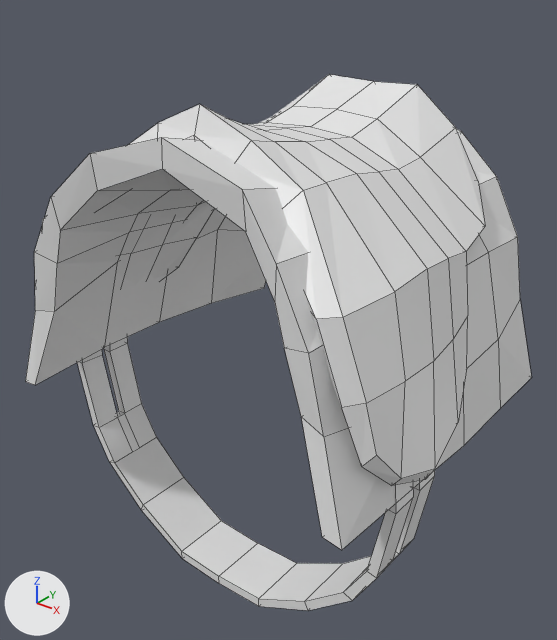
The Blender file Assets/Models/saddle_pad.blend, before and after one commit.
Camera for both pictures: a 50 mm lens placed at (3.36, -5.23, 4.12), pointed at (-0.27, -0.69, 1.3). The lights are fixed; the arrows at lower left show +X, +Y and +Z. Mesh edges are drawn as thin lines.

Objects in the first picture: 'Girth', 'Pad', 'Saddle'.
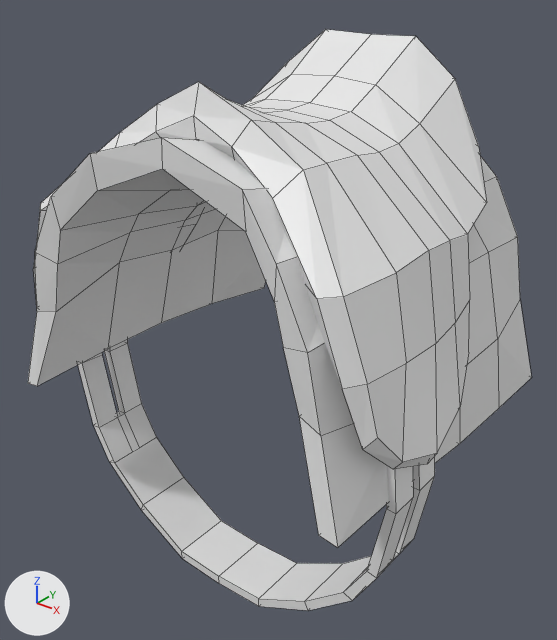
Where the change shows, as pixel boxes [x1, y1, x2, y2] in the pictures (557 x 640 px; the box of a moved part takes in the faces that stretch with it):
'Saddle', reshaped, moved, modifiers changed (7% taller): before [42, 74, 485, 485]; after [33, 29, 487, 469]
'Pad', reshaped: before [25, 129, 532, 550]; after [28, 138, 532, 548]
part 1 of me_cube, moved or reshaped: before [163, 74, 485, 269]; after [187, 29, 487, 250]
part 2 of me_cube, moved or reshaped: before [157, 104, 274, 162]; after [156, 82, 272, 147]
part 3 of me_cylinder_001, moved or reshaped: before [55, 233, 129, 311]; after [56, 233, 130, 311]
part 4 of me_cylinder_001, moved or reshaped: before [35, 263, 117, 385]; after [37, 262, 120, 386]
part 5 of me_cylinder_001, moved or reshaped: before [413, 252, 498, 488]; after [413, 252, 498, 480]
part 6 of me_cylinder_001, moved or reshaped: before [284, 348, 395, 550]; after [284, 348, 389, 548]

What the commit changed:
me_cube is used by ob_saddle; location (-0.209, -0.578, 2.185).
me_cube had 93 vertices, 84 faces and spanned x -1.78..0.13, y -1.44..1.21, z -1.28..1.02.
me_cube now has 93 vertices, 84 faces and spans x -1.78..0.07, y -1.44..1.16, z -1.28..1.18.
me_cube part 1: 36 of 93 vertices moved; they spanned x -1.32..0.13, y -0.44..1.21, z -0.08..0.93 and now span x -1.32..0.07, y -0.44..1.16, z -0.01..1.18; mean shift (0.0, -0.03, 0.16); largest move (0.13, 0.99, 0.12) -> (0.03, 0.84, 0.67).
Part 2, on me_cube:
Vertex 8 of me_cube moves from (-0.14, -1.0, 1.02) to (-0.09, -1.0, 1.03).
me_cylinder_001 has 110 vertices, 116 faces and spans x -1.16..1.16, y -0.53..1.11, z -1.06..1.06.
me_cylinder_001 is used by ob_pad; location (-0.197, -0.643, 1.46); rotation (1.571, 0.0, 0.0), in degrees (90, 0, 0); scale (1.45, 1.45, 1.45).
me_cylinder_001 part 3: all 2 vertices in x -1.08..-0.94, y -0.02..0.16, z 0.44..0.48 are moved by (0.02, 0.0, 0.0).
me_cylinder_001 part 4: all 2 vertices in x -1.14..-1.05, y -0.44..-0.42, z 0.52 are moved by (0.03, 0.0, 0.0).
me_cylinder_001 part 5: the 1 vertex in x 1.1, y -0.05, z 0.02 is moved by (-0.02, 0.0, 0.0).
me_cylinder_001 part 6: all 2 vertices in x 0.83..0.97, y 0.04..0.07, z 0.98..1.01 are moved by (-0.01, 0.0, 0.0).
Object 'Saddle' (ob_saddle) moves from (-0.209, -0.578, 2.185) to (-0.209, -0.578, 2.31).
Object 'Saddle' (ob_saddle) has a MIRROR modifier named 'Mirror'.
On modifier 'Mirror' of object 'Saddle' (ob_saddle), merge_threshold goes from 0.295 to 0.25.
